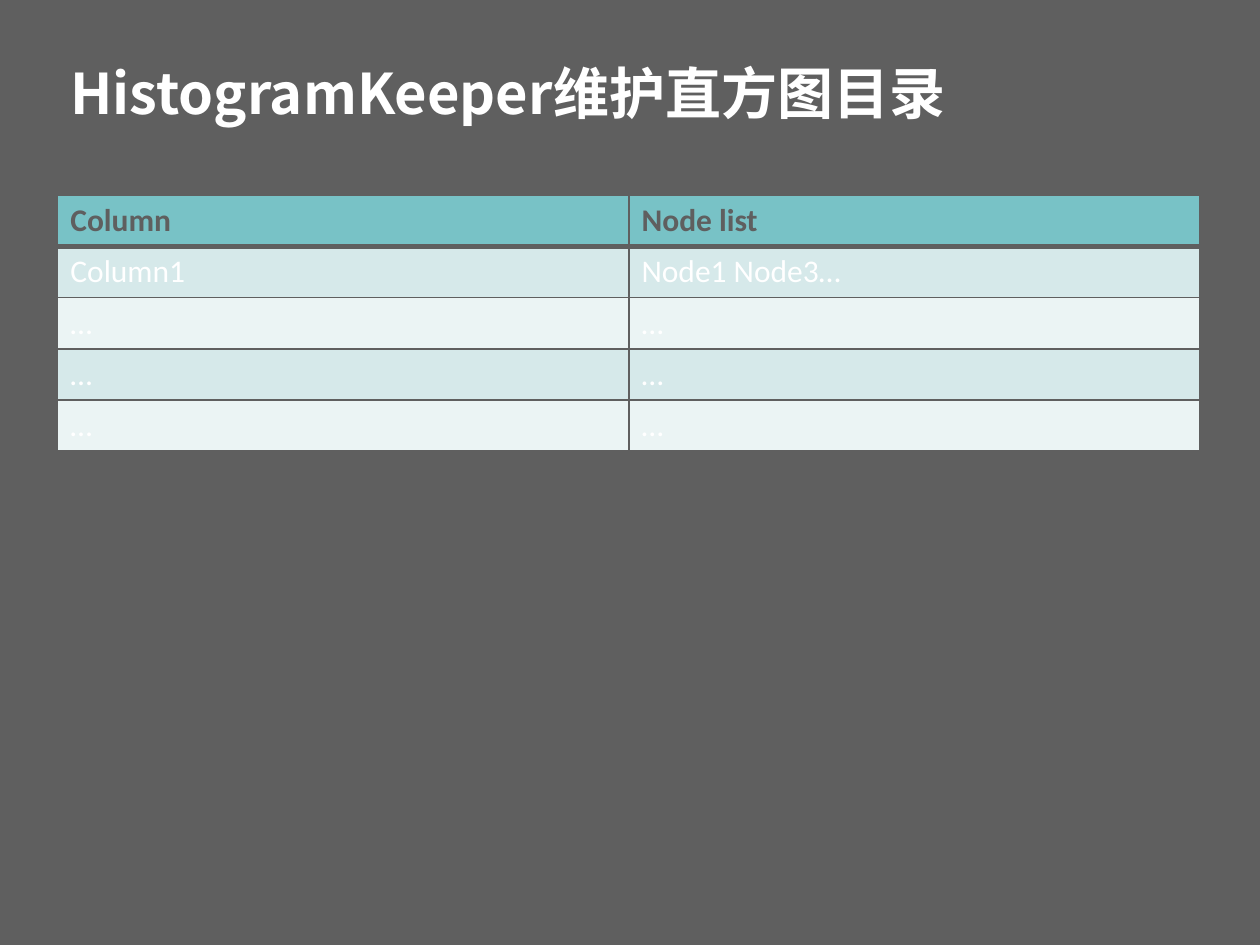
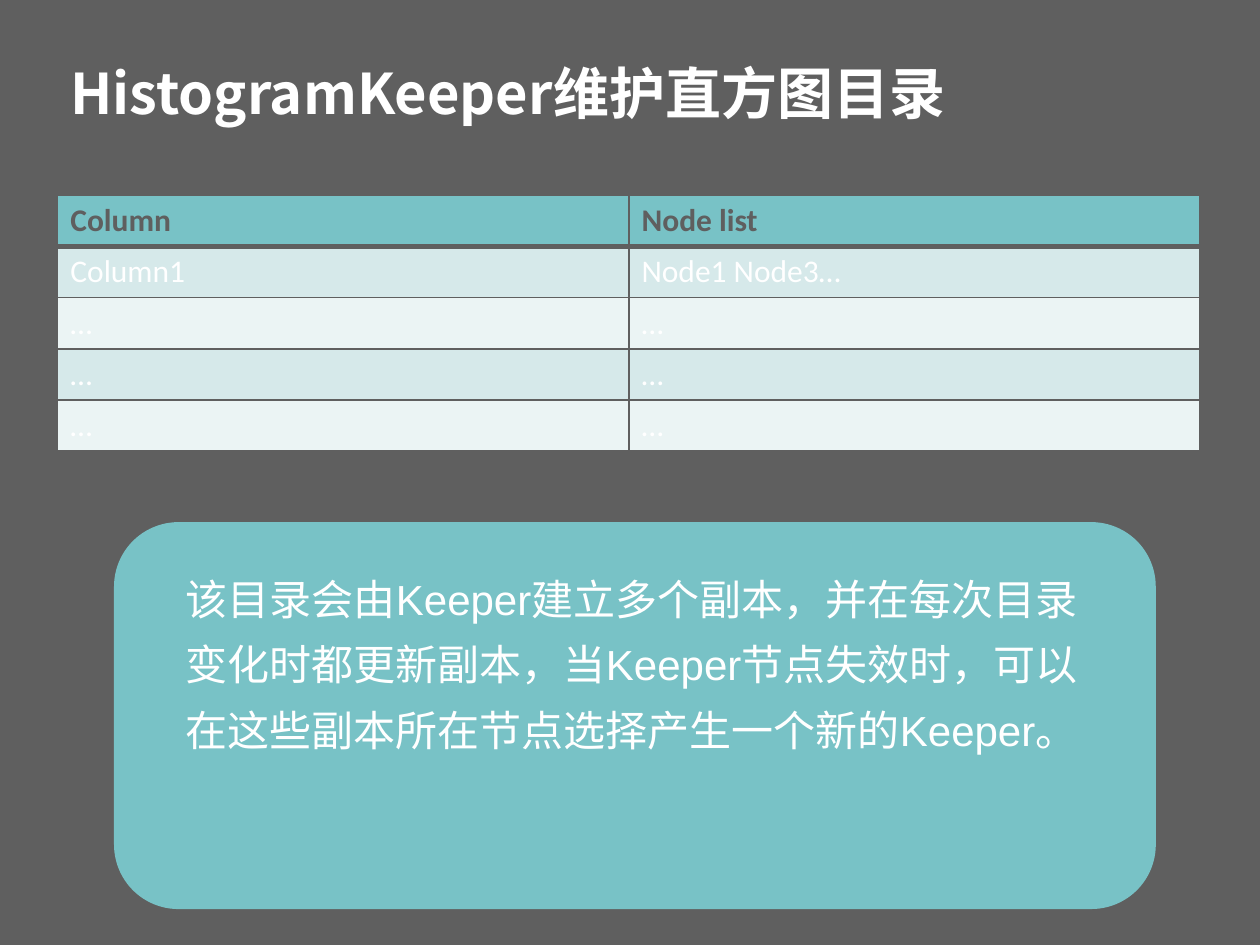
Before and after one commit to beautifulSoup/GraduateDesign, a slide deck: slide 8 of Impala直方图模块设计.pptx. Drawn at 1260x945 pixels with LibreOffice and Linux fonts; fonts in the diff are those of the drawing; background and template pictures are left out. Boxes give left, top, right and bottom in pixels: in the first picture for what was removed or moved away, otherwise in the second. Text is boxed around its words. In the diff, an @@ line names an element or a change of style, - is before the commit and + after.

```diff
--- a/Impala直方图模块设计.pptx
+++ b/Impala直方图模块设计.pptx
@@ rounded rectangle added at box(115, 522, 1157, 908), fill #78C2C6 @@
@@ text added at box(186, 579, 1077, 755), 24 pt, text #FFFFFF @@
+该目录会由Keeper建立多个副本，并在每次目录变化时都更新副本，当Keeper节点失效时，可以在这些副本所在节点选择产生一个新的Keeper。
```
Also in this commit, not shown: 1 other slide changed, 4 other files.
